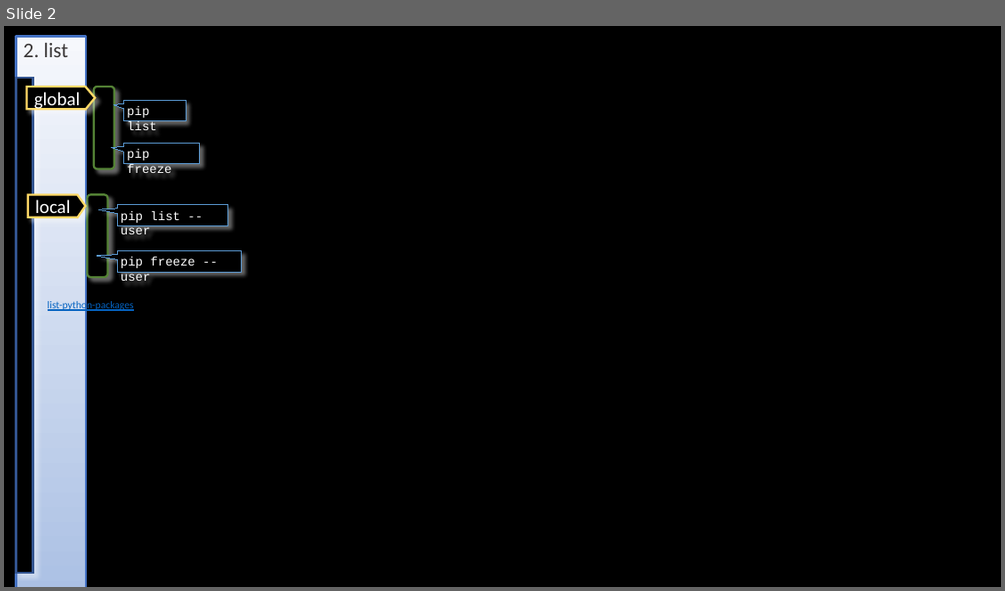
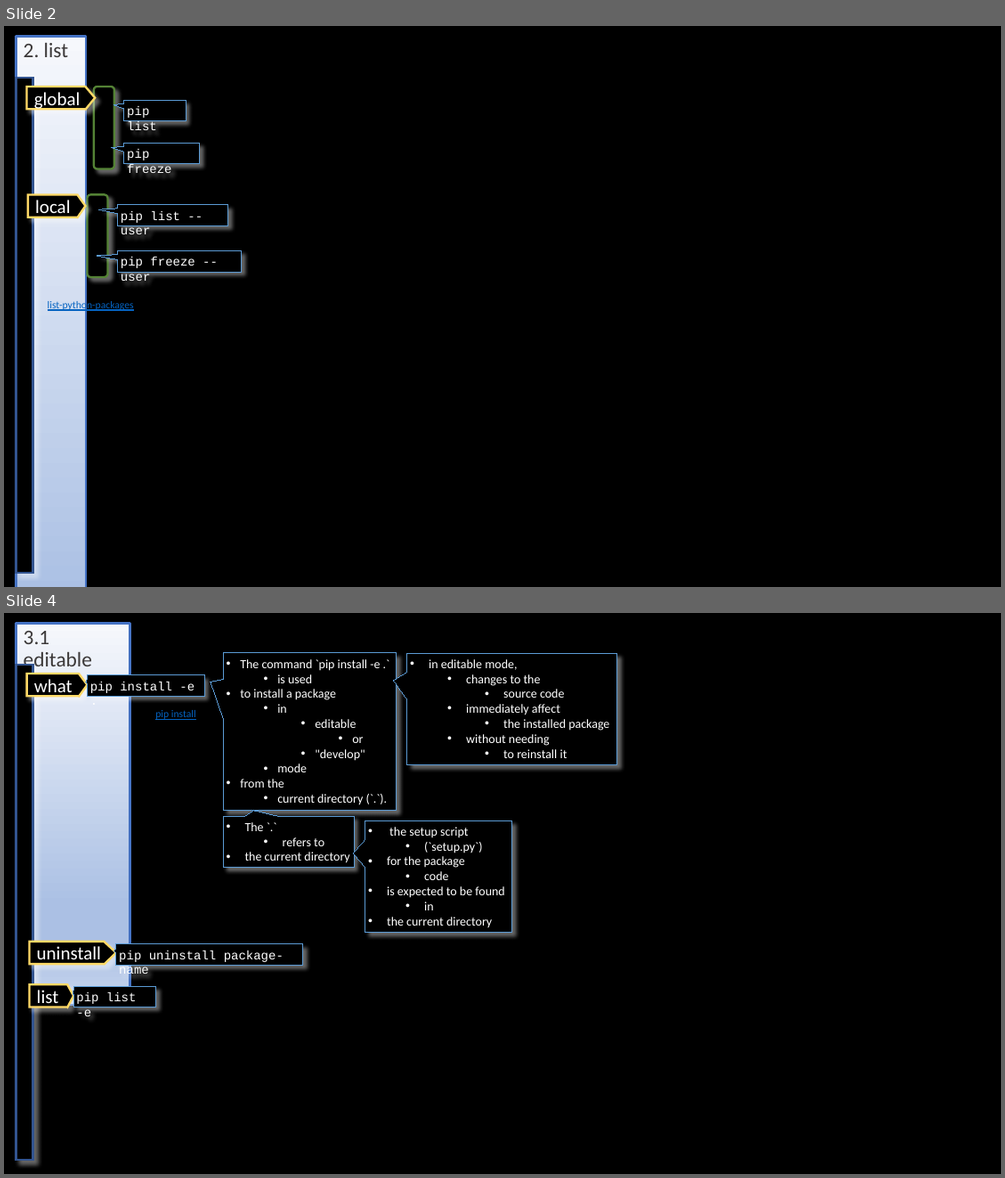
Before and after one commit to 1010836/portfolio, a slide deck: python/pip/pip.pptx. Shown one above the other, each under a label of ours: slide 2 before the commit, slides 2 and 4 after it; the slides between them are not shown. The pictures are 1005x591 and 1005x1178 pixels, drawn with LibreOffice and Linux fonts; fonts in the diff are those of the drawing; background and template pictures are left out. Boxes give left, top, right and bottom in pixels: in the first picture for what was removed or moved away, otherwise in the second. Text is boxed around its words. In the diff, an @@ line names an element or a change of style, - is before the commit and + after.

```diff
--- a/python/pip/pip.pptx
+++ b/python/pip/pip.pptx
@@ slide 4 added at (x1=4, y1=613, x2=1001, y2=1174), background #000000 @@
@@ title added at (x1=16, y1=624, x2=130, y2=653), fill gradient #F6F8FC to #ABC0E4 to #C7D5ED, outline #4472C4 2 pt, 20 pt, text #3B3838 @@
+3.1 editable
@@ rectangle added at (x1=16, y1=665, x2=33, y2=1159), fill #000000, outline #325491 2 pt @@
@@ speech box added at (x1=223, y1=653, x2=396, y2=811), fill #000000, outline #5B9BD5 0.75 pt, 12 pt, text #FFFFFF @@
+• The command `pip install -e .`
+  • is used
+• to install a package
+  • in
+    • editable
+      • or
+    • "develop"
+  • mode
+• from the
+  • current directory (`.`).
@@ speech box added at (x1=407, y1=653, x2=616, y2=765), fill #000000, outline #5B9BD5 0.75 pt, 12 pt, text #FFFFFF @@
+• in editable mode,
+  • changes to the
+    • source code
+  • immediately affect
+    • the installed package
+  • without needing
+    • to reinstall it
@@ freeform shape added at (x1=26, y1=674, x2=87, y2=696), fill #000000, outline #FFD966 2 pt, 18 pt, text #FFFFFF @@
+what
@@ speech box added at (x1=87, y1=675, x2=204, y2=696), fill #000000, outline #5B9BD5 0.75 pt, 12 pt, text #FFFFFF @@
+pip install -e .
@@ text added at (x1=155, y1=710, x2=196, y2=720), 10 pt, text #0563C1, underline @@
+pip install
@@ speech box added at (x1=223, y1=817, x2=354, y2=868), fill #000000, outline #5B9BD5 0.75 pt, 12 pt, text #FFFFFF @@
+• The `.`
+  • refers to
+• the current directory
@@ speech box added at (x1=365, y1=820, x2=512, y2=932), fill #000000, outline #5B9BD5 0.75 pt, 12 pt, text #FFFFFF @@
+• the setup script
+  • (`setup.py`)
+• for the package
+  • code
+• is expected to be found
+  • in
+• the current directory
@@ freeform shape added at (x1=30, y1=941, x2=116, y2=964), fill #000000, outline #FFD966 2 pt, 18 pt, text #FFFFFF @@
+uninstall
@@ speech box added at (x1=116, y1=944, x2=303, y2=965), fill #000000, outline #5B9BD5 0.75 pt, 12 pt, text #FFFFFF @@
+pip uninstall package-name
@@ freeform shape added at (x1=30, y1=985, x2=73, y2=1007), fill #000000, outline #FFD966 2 pt, 18 pt, text #FFFFFF @@
+list
@@ speech box added at (x1=73, y1=986, x2=156, y2=1007), fill #000000, outline #5B9BD5 0.75 pt, 12 pt, text #FFFFFF @@
+pip list -e
```
Also in this commit, not shown: 2 other slides added, 1 slide removed, 30 other files.
